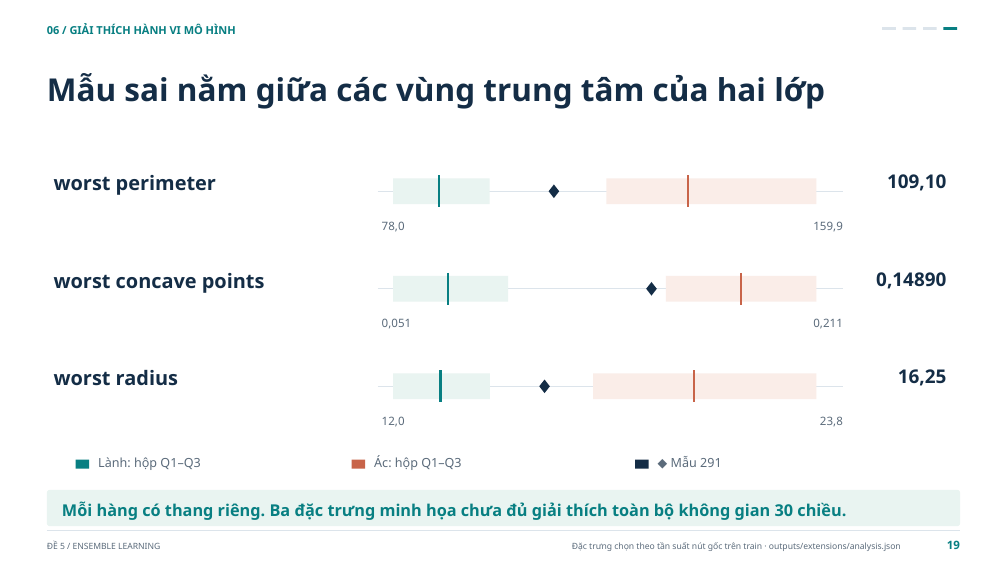
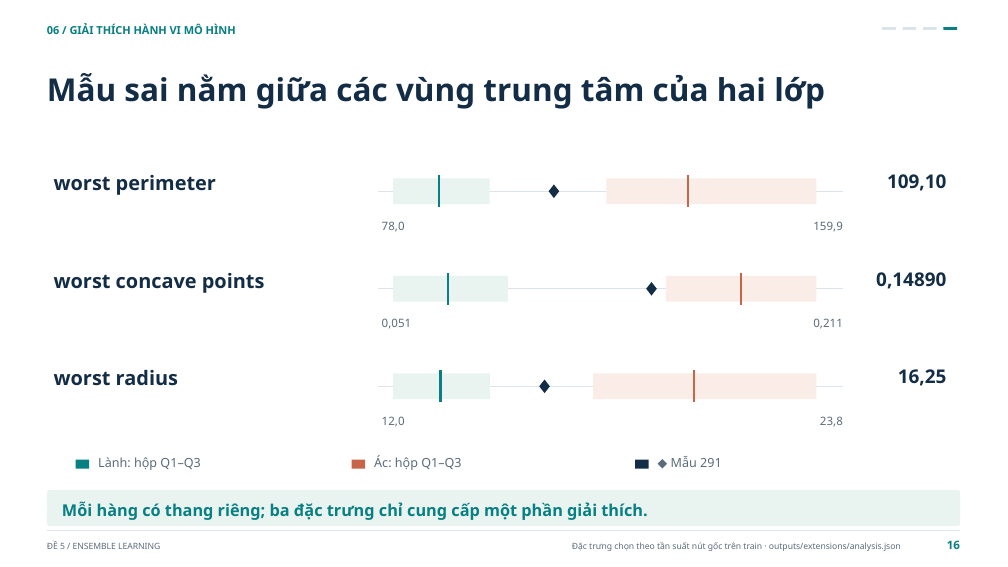
Before and after one commit to Huyngaongow/hocmaygk, a slide deck: slide 16 of De_5_Ensemble_Learning.pptx (slide 19 before the commit). Drawn at 1008x567 pixels with LibreOffice and Linux fonts; fonts in the diff are those of the drawing. Boxes give left, top, right and bottom in pixels: in the first picture for what was removed or moved away, otherwise in the second. Text is boxed around its words. In the diff, an @@ line names an element or a change of style, - is before the commit and + after.

```diff
--- a/De_5_Ensemble_Learning.pptx
+++ b/De_5_Ensemble_Learning.pptx
@@ text at (x1=62, y1=501, x2=647, y2=520): text changed @@
-Mỗi hàng có thang riêng. Ba đặc trưng minh họa chưa đủ giải thích toàn bộ không gian 30 chiều.
+Mỗi hàng có thang riêng; ba đặc trưng chỉ cung cấp một phần giải thích.
```
Also in this commit, not shown: 22 other slides changed, 4 slides removed, 7 other files.
